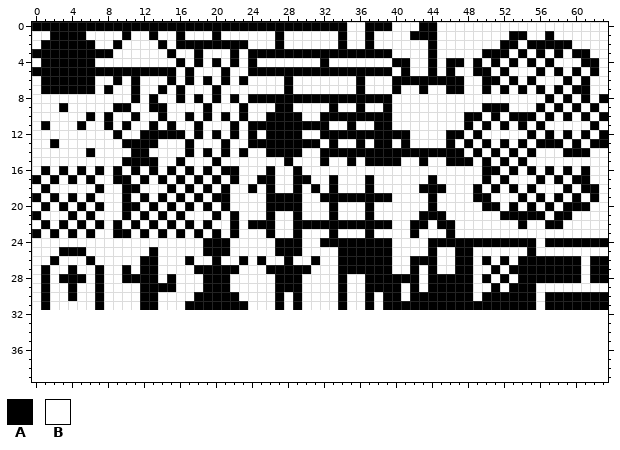
Pixel-art sprite: images/tileset.png. The picture above is the old version.
The file is 64x32 pixels. The old version is drawn lined up with the new one, on the new canvas.
Palette (. is transparent): A #000000  B #ffffff
Pixels before (only the part around the change), first column x 0:
21 ABBBABABBBABABABABBBABABBBABBABBBABBBABBBBBAAABBBBBBAAAAABAABBBB
22 BABABABABABABABABABABBABAAABBAAAAAAAAAAABBAABAABBBBBBBABBAABBBBB
23 ABABABABBAABABABABABABABBBABBABBBABBBABBBBABBBABBBBBBBBBBBBBBBBB
24 BBBBBBBBBBBBBBBBBBBAAABBBBBAAABBAAAAAAAABBBBAAAAAAAAAAAABAAAAAAA
25 BBBAAABBBBBBBABBBBBAAABBBBBAAABBBBAAAAAABBBBABBAABBBBBBABBBBBBBB
26 BBABBBABBBBBAABBBABBABBABABBABBABBAAAAAABBAAABBAABABABAAAAAAABAA
27 BABBABBABBABAABBBBAAAAABBBAAAAABBBAAAAAABBABABBAABBABAAAAAAAABAA
28 BABAAABABBAAAABABBBAAABBBBBAAABBBBABBAAAAAABAAAAABABABAAAAAAABAA
29 BABBABBABBBBAAAABBBAAABBBBBAAABBBBABBAAAABABAAAAABBABAAABBBBBBBB
30 BABBABBABBBBAABBBBAAAAABBBBABABBBBABBABAABAAAAAAABAAAAAABAAAAAAA
31 BABBBBBABBBBAABBBAAAAAAABBBABABBBBABBABAAAAAAAAAAAAAAAAABAAAAAAA
32 ................................................................
33 ................................................................
34 ................................................................
35 ................................................................
36 ................................................................
37 ................................................................
38 ................................................................
39 ................................................................
The result:
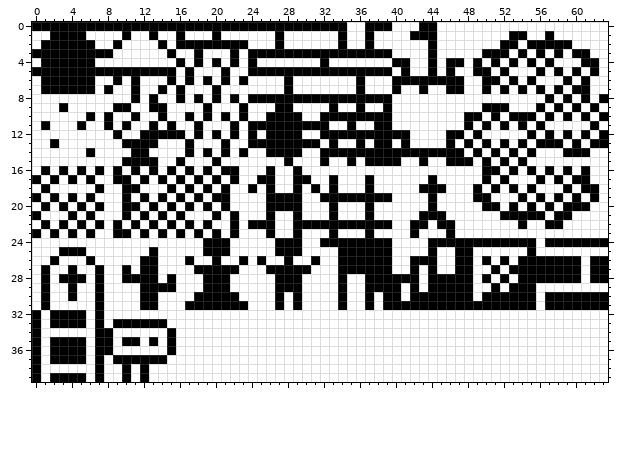
Diff:
{"change": "canvas 64x32 -> 64x40"}
{"y":32,"x":0,"old":"................................................................","new":"ABAAAABABBBBBBBBBBBBBBBBBBBBBBBBBBBBBBBBBBBBBBBBBBBBBBBBBBBBBBBB"}
{"y":33,"x":0,"old":"................................................................","new":"ABAAAABABAAAAAABBBBBBBBBBBBBBBBBBBBBBBBBBBBBBBBBBBBBBBBBBBBBBBBB"}
{"y":34,"x":0,"old":"................................................................","new":"ABBBBBBAABBBBBBABBBBBBBBBBBBBBBBBBBBBBBBBBBBBBBBBBBBBBBBBBBBBBBB"}
{"y":35,"x":0,"old":"................................................................","new":"ABAAAABAABAABABABBBBBBBBBBBBBBBBBBBBBBBBBBBBBBBBBBBBBBBBBBBBBBBB"}
{"y":36,"x":0,"old":"................................................................","new":"ABAAAABAABBBBBBABBBBBBBBBBBBBBBBBBBBBBBBBBBBBBBBBBBBBBBBBBBBBBBB"}
{"y":37,"x":0,"old":"................................................................","new":"ABAAAABABAAAAAABBBBBBBBBBBBBBBBBBBBBBBBBBBBBBBBBBBBBBBBBBBBBBBBB"}
{"y":38,"x":0,"old":"................................................................","new":"ABBBBBBABBABABBBBBBBBBBBBBBBBBBBBBBBBBBBBBBBBBBBBBBBBBBBBBBBBBBB"}
{"y":39,"x":0,"old":"................................................................","new":"ABAAAABABBABABBBBBBBBBBBBBBBBBBBBBBBBBBBBBBBBBBBBBBBBBBBBBBBBBBB"}
